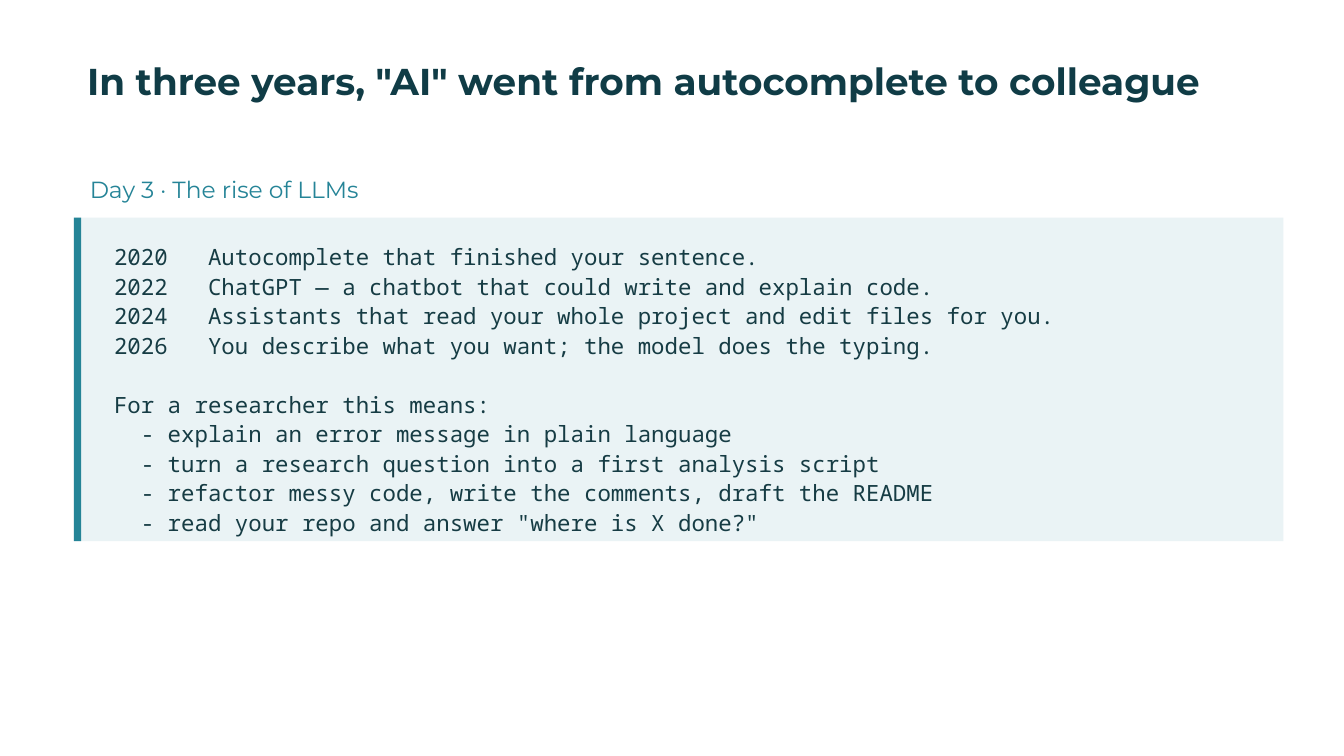
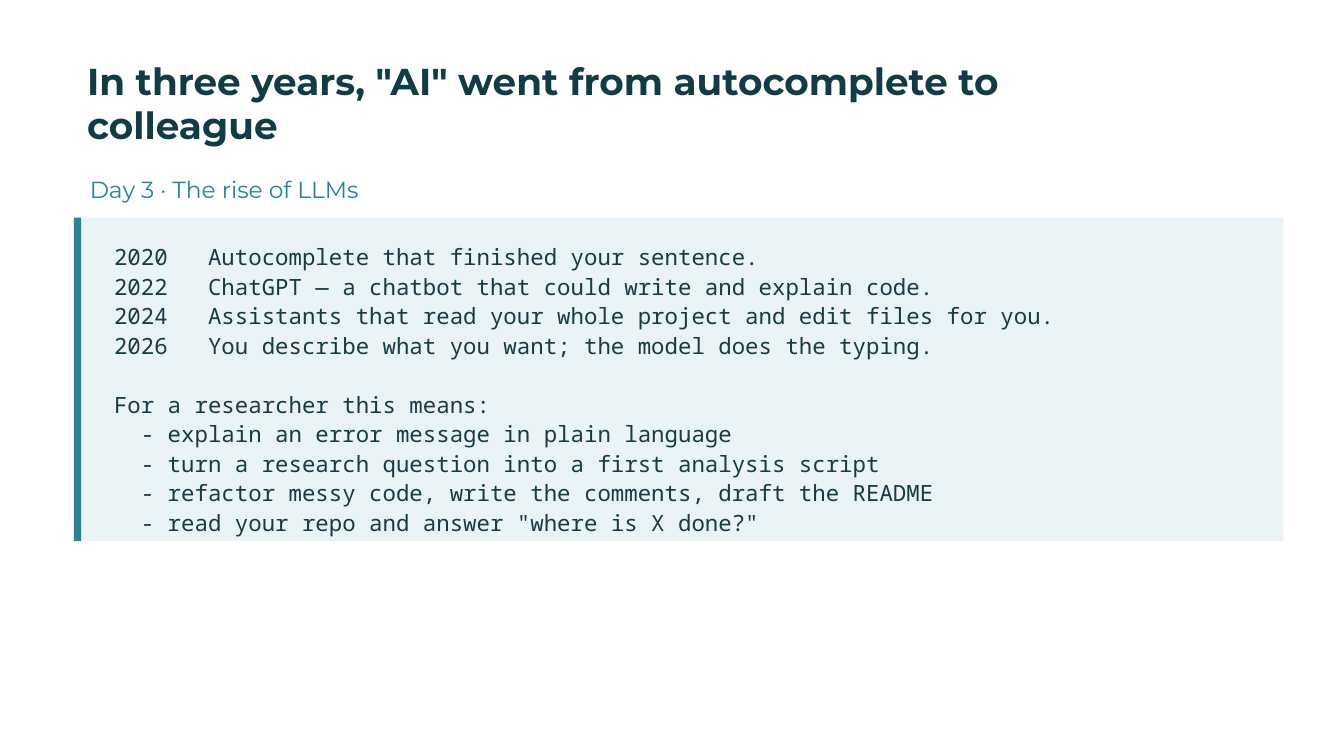
Before and after one commit to TheDataFlowCompany/the-science-repository, a slide deck: slide 7 of workshop/materials/day_3/Day 3 - Slides.pptx (slide 6 before the commit). Drawn at 1344x756 pixels with LibreOffice and Linux fonts; fonts in the diff are those of the drawing; background and template pictures are left out. Boxes give left, top, right and bottom in pixels: in the first picture for what was removed or moved away, otherwise in the second. Text is boxed around its words. In the diff, an @@ line names an element or a change of style, - is before the commit and + after.

```diff
--- a/workshop/materials/day_3/Day 3 - Slides.pptx
+++ b/workshop/materials/day_3/Day 3 - Slides.pptx
@@ text at [87,67,998,147]: text changed @@
-In three years, "AI" went from autocomplete to colleague
+In three years, "AI" went from autocomplete to
+colleague
```
Also in this commit, not shown: 5 other slides changed, 1 slide added.
